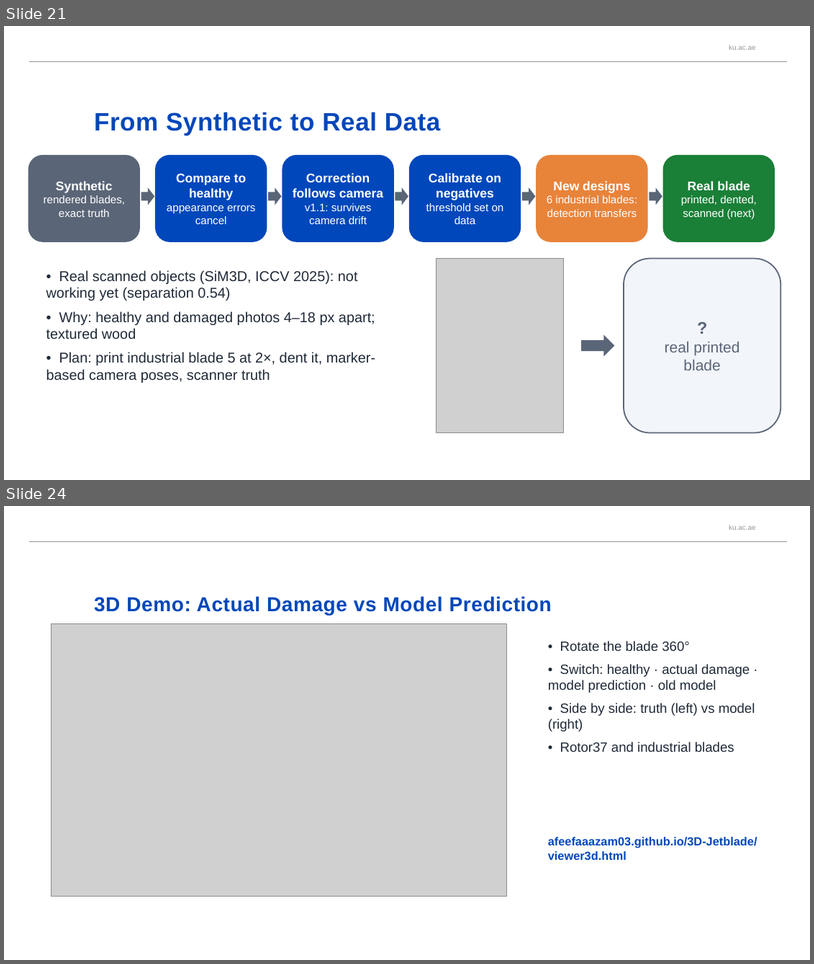
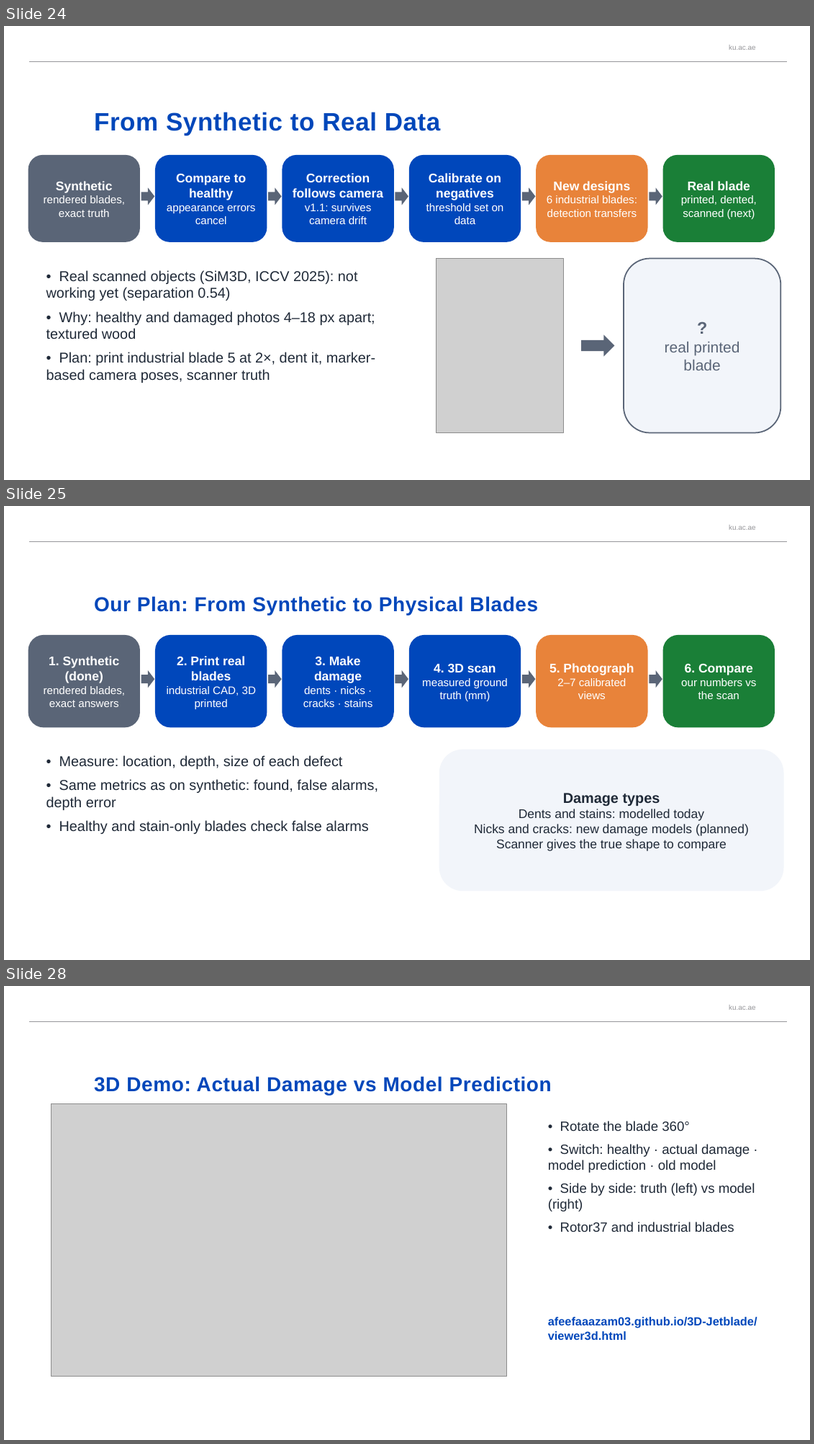
Before and after one commit to afeefaaazam03/3D-Jetblade, a slide deck: media/BladeDelta_presentation.pptx. Shown one above the other, each under a label of ours: slides 21 and 24 before the commit, slides 24, 25 and 28 after it; the slides between them are not shown. The pictures are 814x964 and 814x1444 pixels, drawn with LibreOffice and Linux fonts; fonts in the diff are those of the drawing; grey boxes stand for pictures; background and template pictures are left out. Boxes give left, top, right and bottom in pixels: in the first picture for what was removed or moved away, otherwise in the second. Text is boxed around its words. In the diff, an @@ line names an element or a change of style, - is before the commit and + after.

```diff
--- a/media/BladeDelta_presentation.pptx
+++ b/media/BladeDelta_presentation.pptx
@@ slide 25 added at [4, 506, 810, 960], background #FFFFFF; not listed: 2 template elements that a slide beside it also shows @@
@@ title added at [94, 596, 538, 615], 24 pt, text #0047BA, bold @@
+Our Plan: From Synthetic to Physical Blades
@@ rounded rectangle added at [28, 635, 140, 728], fill #5A6577, 13 pt, text #FFFFFF @@
+1. Synthetic (done)
+rendered blades, exact answers
@@ rounded rectangle added at [155, 635, 267, 728], fill #0047BB, 13 pt, text #FFFFFF @@
+2. Print real blades
+industrial CAD, 3D printed
@@ rounded rectangle added at [282, 635, 394, 728], fill #0047BB, 13 pt, text #FFFFFF @@
+3. Make damage
+dents · nicks · cracks · stains
@@ rounded rectangle added at [409, 635, 521, 728], fill #0047BB, 13 pt, text #FFFFFF @@
+4. 3D scan
+measured ground truth (mm)
@@ rounded rectangle added at [536, 635, 648, 728], fill #E8833A, 13 pt, text #FFFFFF @@
+5. Photograph
+2–7 calibrated views
@@ rounded rectangle added at [664, 635, 775, 728], fill #1A7F37, 13 pt, text #FFFFFF @@
+6. Compare
+our numbers vs the scan
@@ right arrow added at [142, 670, 154, 687], fill #5A6577 @@
@@ right arrow added at [268, 670, 282, 687], fill #5A6577 @@
@@ right arrow added at [396, 670, 409, 687], fill #5A6577 @@
@@ right arrow added at [522, 670, 536, 687], fill #5A6577 @@
@@ right arrow added at [650, 670, 663, 687], fill #5A6577 @@
@@ text added at [46, 755, 378, 834], 17 pt, text #1F2937 @@
+• Measure: location, depth, size of each defect
+• Same metrics as on synthetic: found, false alarms, depth error
+• Healthy and stain-only blades check false alarms
@@ rounded rectangle added at [440, 749, 784, 890], fill #F2F5FA, 15 pt, text #1F2937 @@
+Damage types
+Dents and stains: modelled today
+Nicks and cracks: new damage models (planned)
+Scanner gives the true shape to compare
@@ what was slide 21 is now slide 24 @@
@@ what was slide 24 is now slide 28 @@
```
Also in this commit, not shown: 2 slides changed, 4 other slides added, 1 slide removed.
